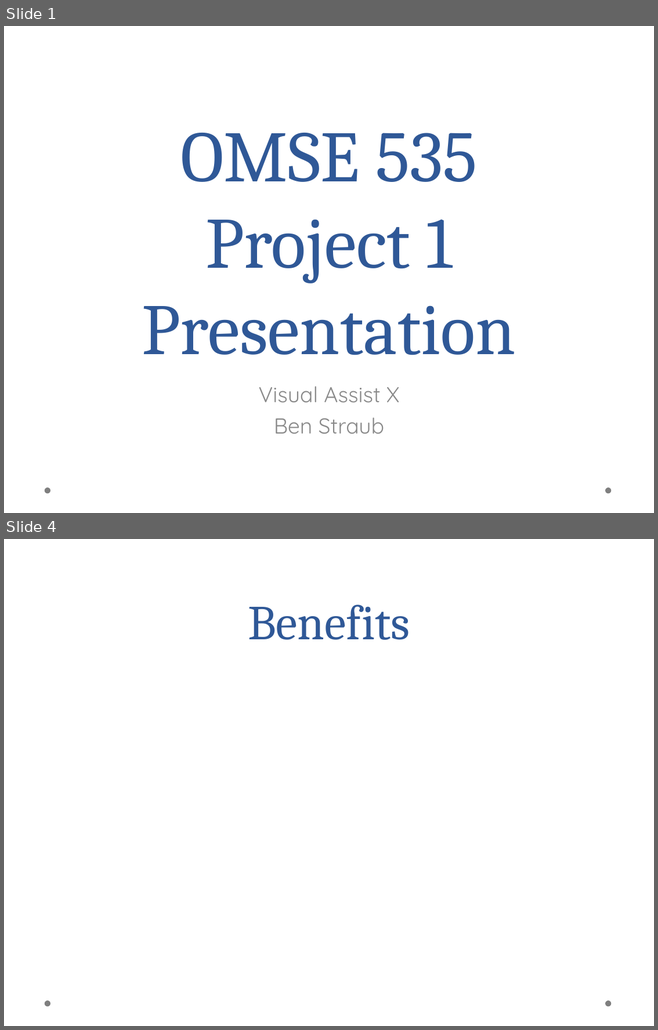
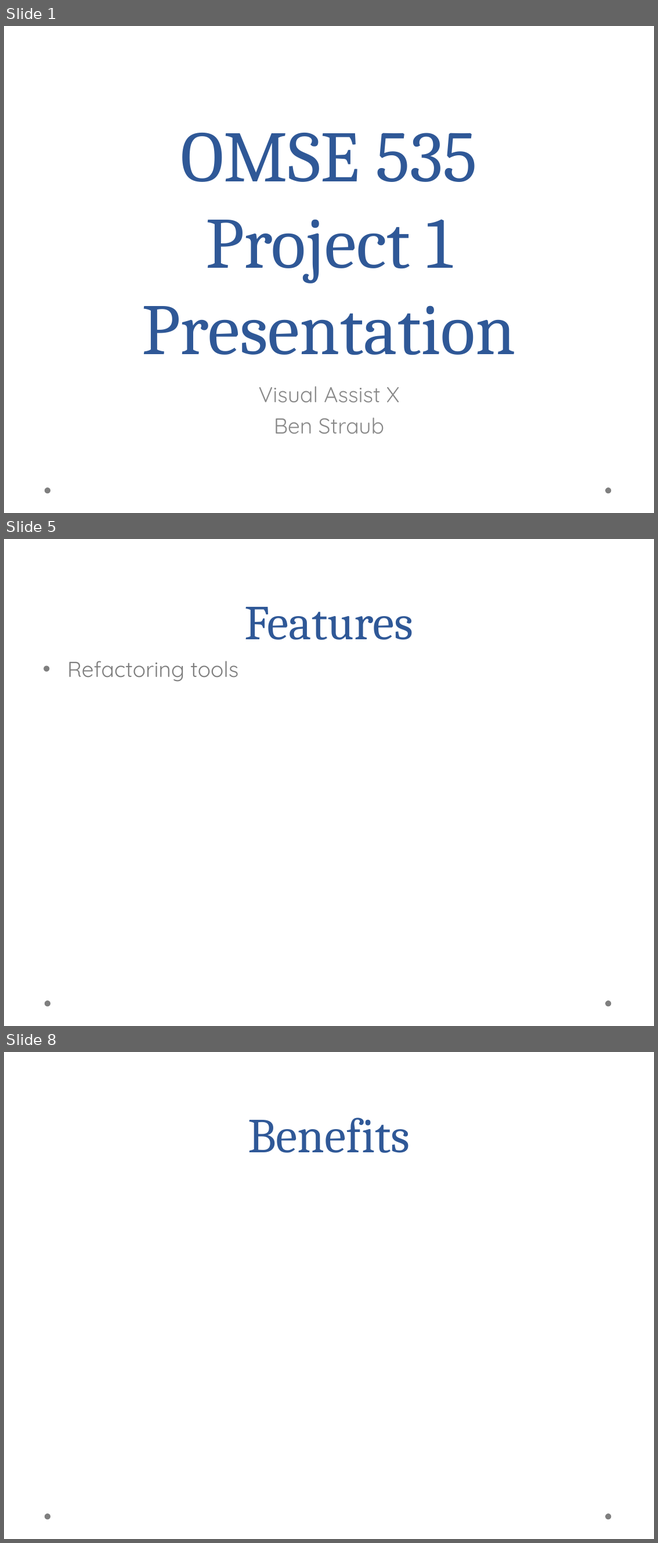
Before and after one commit to aayanqazi/OMSE, a slide deck: 535/Project1Template.ppt. Shown one above the other, each under a label of ours: slides 1 and 4 before the commit, slides 1, 5 and 8 after it; the slides between them are not shown. The pictures are 658x1030 and 658x1543 pixels, drawn with LibreOffice and Linux fonts; fonts in the diff are those of the drawing; background and template pictures are left out. Boxes give left, top, right and bottom in pixels: in the first picture for what was removed or moved away, otherwise in the second. Text is boxed around its words. In the diff, an @@ line names an element or a change of style, - is before the commit and + after.

```diff
--- a/535/Project1Template.ppt
+++ b/535/Project1Template.ppt
@@ slide 5 added at bbox=[4, 539, 654, 1026], background picture (left out); not listed: 2 template elements that a slide beside it also shows @@
@@ title added at bbox=[244, 607, 413, 640], 54 pt, text #2F5897 @@
+Features
@@ text added at bbox=[67, 661, 238, 682], 24 pt, text #7F7F7F @@
+• Refactoring tools
@@ what was slide 4 is now slide 8 @@
```
Also in this commit, not shown: 1 slide changed, 5 other slides added, 2 slides removed.
